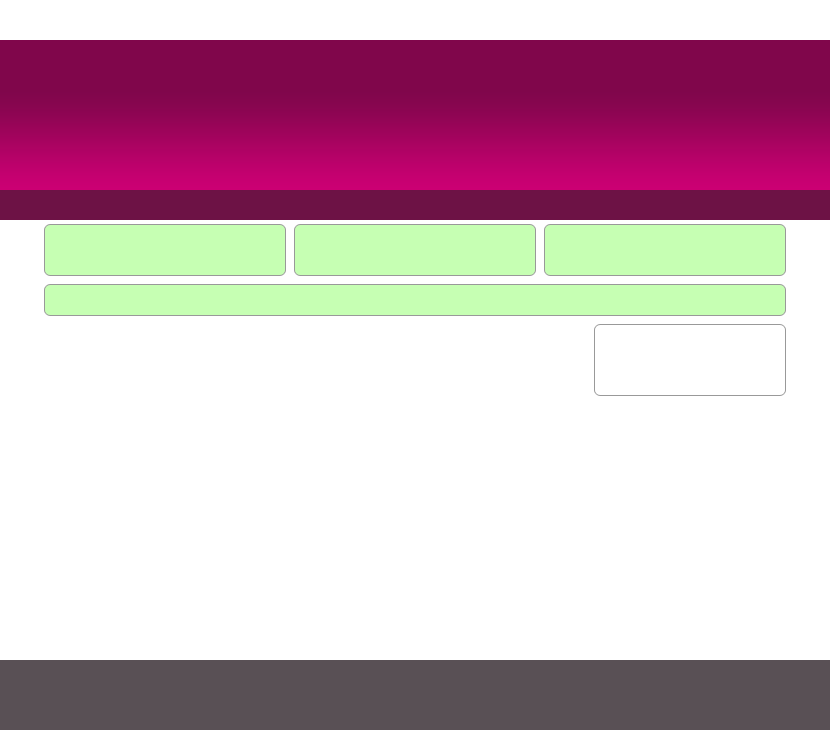
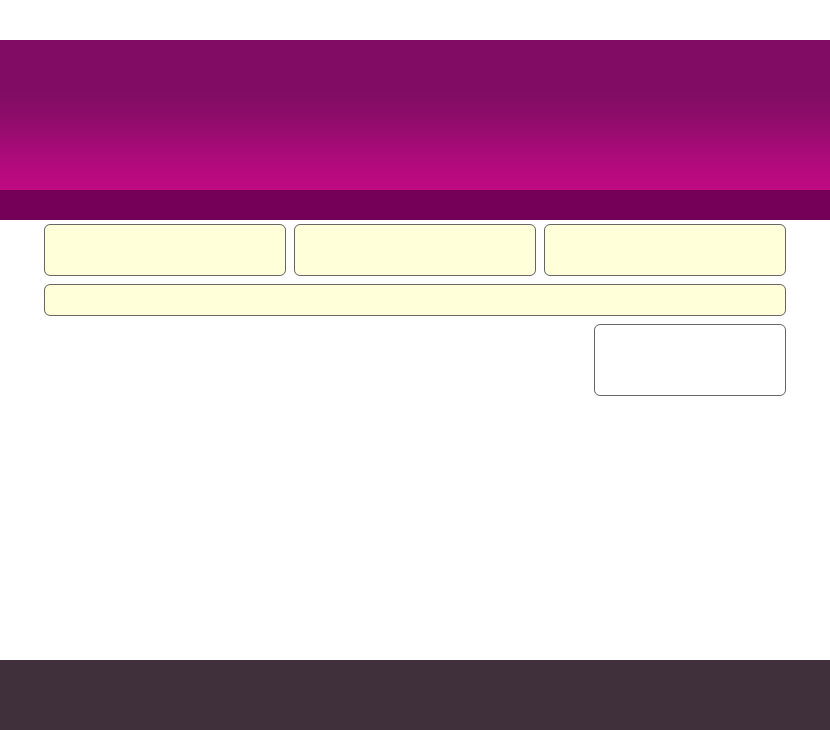
Layered file, before and after one edit (830×730). Changes by layer:
moved "header" above "navbar", painted on it over [0, 40, 830, 190]
moved "navbar" above "header / footer widgets", painted on it over [0, 190, 830, 220]
painted on "header / footer widgets" over [45, 225, 785, 315]
painted on "footer" over [0, 660, 830, 730]
moved "sidebar" above "Background" over [595, 325, 785, 395]
